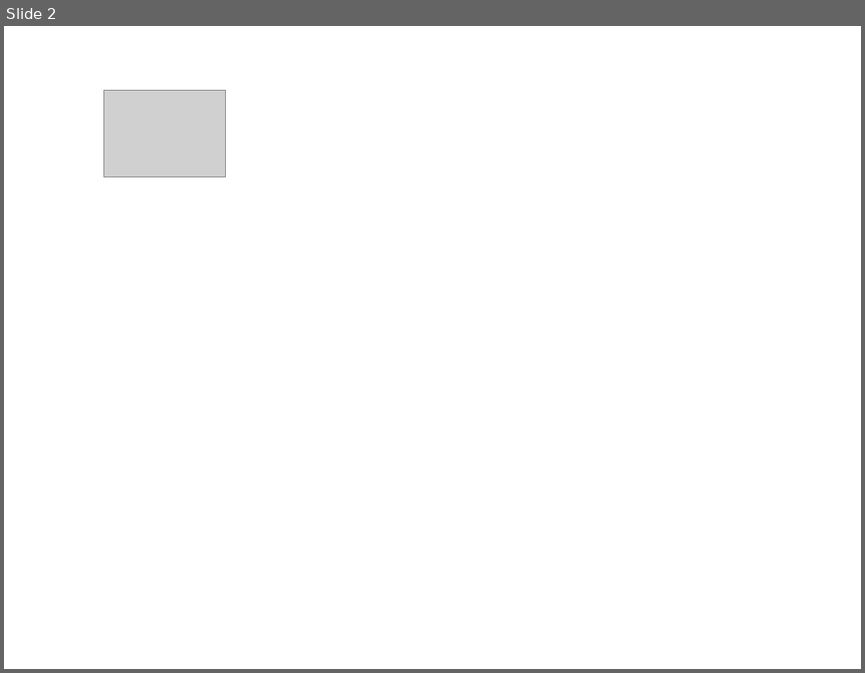
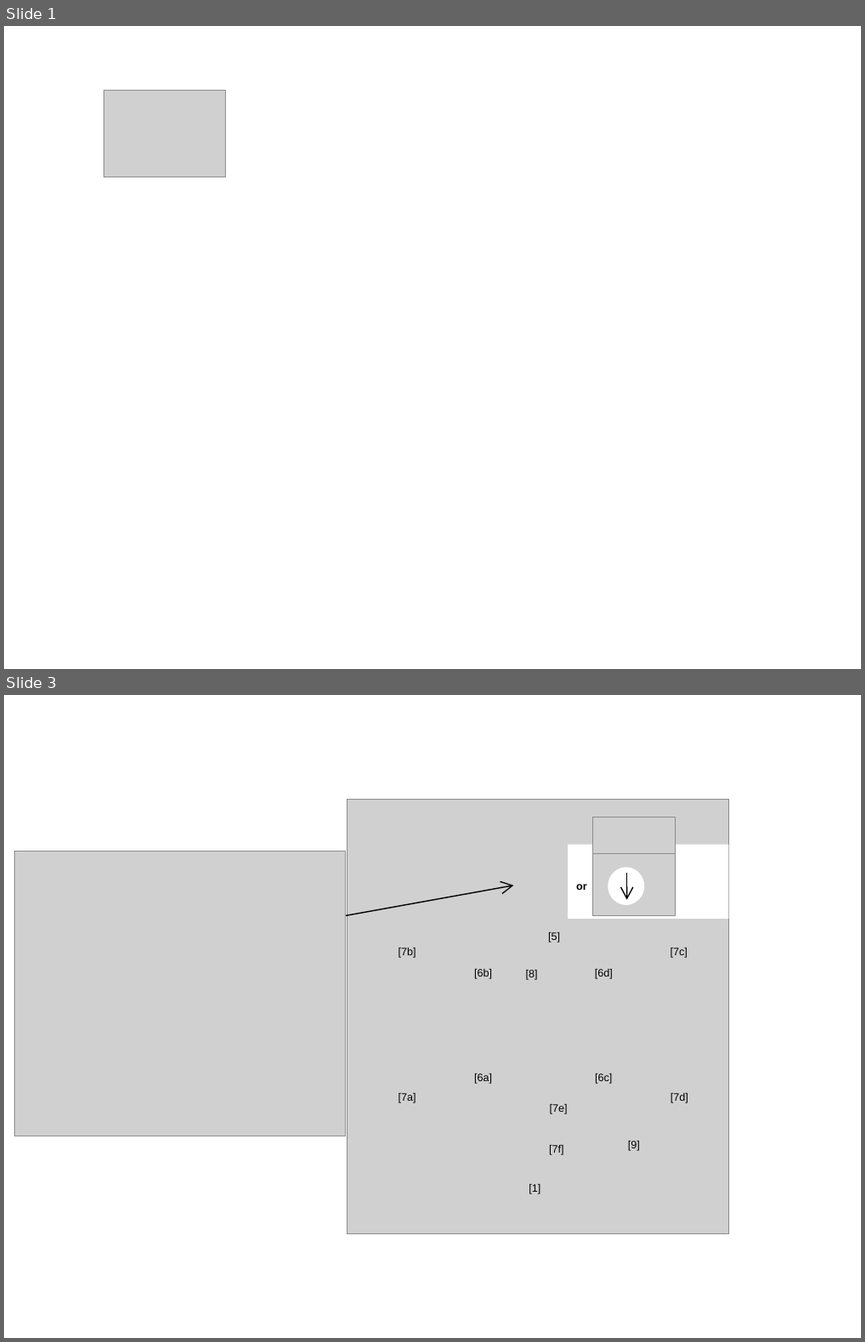
Before and after one commit to shawnhuyiwen/pulse, a slide deck: docs/Figures/MechanicalVentilatorWorking.pptx. Shown one above the other, each under a label of ours: slide 2 before the commit, slides 1 and 3 after it; the slides between them are not shown. The pictures are 865x673 and 865x1342 pixels, drawn with LibreOffice and Linux fonts; fonts in the diff are those of the drawing; grey boxes stand for pictures. Boxes give left, top, right and bottom in pixels: in the first picture for what was removed or moved away, otherwise in the second. Text is boxed around its words. In the diff, an @@ line names an element or a change of style, - is before the commit and + after.

```diff
--- a/docs/Figures/MechanicalVentilatorWorking.pptx
+++ b/docs/Figures/MechanicalVentilatorWorking.pptx
@@ slide 3 added at <box>4,695,861,1338</box>, background #FFFFFF @@
@@ picture added at <box>347,799,729,1234</box> @@
@@ picture added at <box>592,817,675,853</box> @@
@@ rectangle added at <box>568,844,729,919</box>, fill #FFFFFF @@
@@ picture added at <box>15,851,346,1136</box> @@
@@ picture added at <box>592,849,675,916</box> @@
@@ ellipse added at <box>608,868,644,905</box>, fill #FFFFFF @@
@@ arrow added from (627, 873) to (627, 900), #000000 1 pt @@
@@ arrow added from (346, 915) to (514, 885), #000000 1 pt @@
@@ text added at <box>576,884,587,890</box>, 9 pt, text #000000, bold @@
+or
@@ text added at <box>398,947,416,958</box>, 9 pt, text #000000 @@
+[7b]
@@ text added at <box>548,932,560,942</box>, 9 pt, text #000000 @@
+[5]
@@ text added at <box>670,947,687,958</box>, 9 pt, text #000000 @@
+[7c]
@@ text added at <box>474,969,492,979</box>, 9 pt, text #000000 @@
+[6b]
@@ text added at <box>526,970,538,980</box>, 9 pt, text #000000 @@
+[8]
@@ text added at <box>595,969,613,979</box>, 9 pt, text #000000 @@
+[6d]
@@ text added at <box>474,1073,492,1083</box>, 9 pt, text #000000 @@
+[6a]
@@ text added at <box>595,1073,612,1083</box>, 9 pt, text #000000 @@
+[6c]
@@ text added at <box>398,1093,416,1103</box>, 9 pt, text #000000 @@
+[7a]
@@ text added at <box>670,1093,688,1103</box>, 9 pt, text #000000 @@
+[7d]
@@ text added at <box>550,1104,568,1114</box>, 9 pt, text #000000 @@
+[7e]
@@ text added at <box>549,1145,564,1155</box>, 9 pt, text #000000 @@
+[7f]
@@ text added at <box>628,1140,640,1151</box>, 9 pt, text #000000 @@
+[9]
@@ text added at <box>528,1184,540,1194</box>, 9 pt, text #000000 @@
+[1]
@@ what was slide 2 is now slide 1 @@
```
Also in this commit, not shown: 4 other slides added, 1 slide removed, 6 other files.
